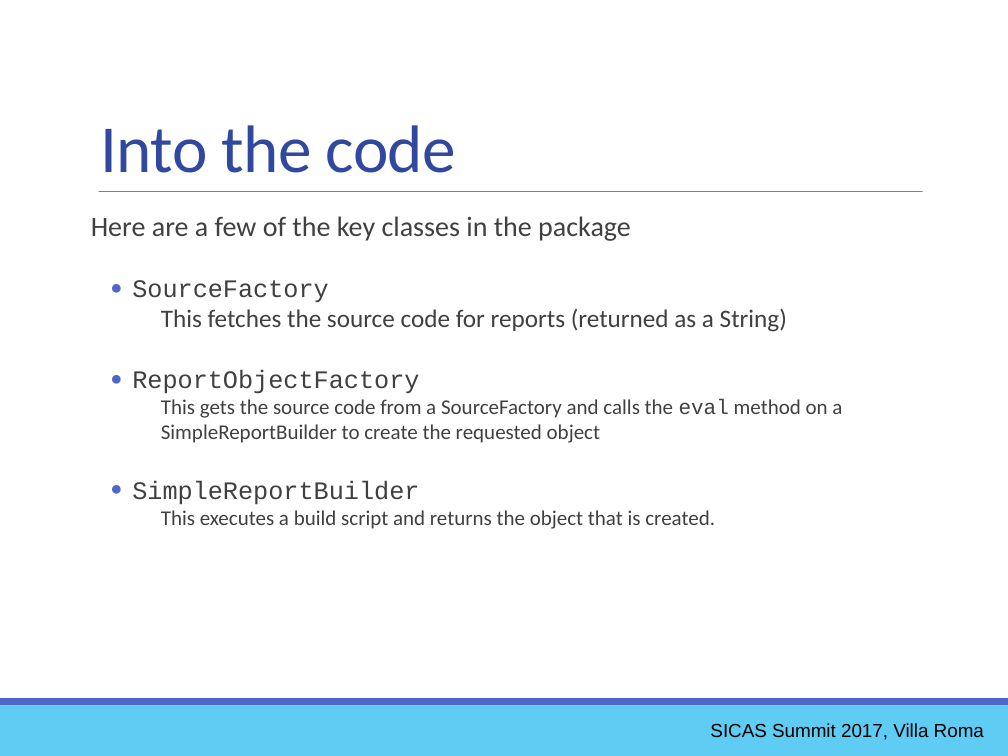
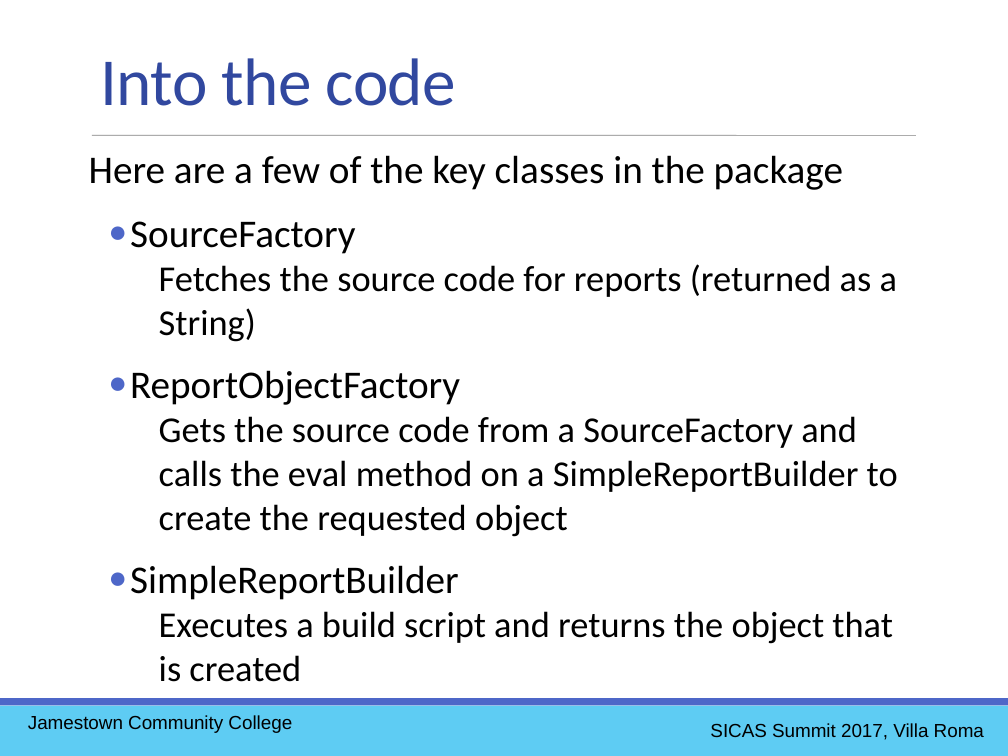
Before and after one commit to ewcole/simple_report, a slide deck: slide 48 of docs/SICAS_2017/Cole_Drop-In Reporting with Groovy.pptx (slide 40 before the commit). Drawn at 1008x756 pixels with LibreOffice and Linux fonts; fonts in the diff are those of the drawing. Boxes give left, top, right and bottom in pixels: in the first picture for what was removed or moved away, otherwise in the second. Text is boxed around its words. In the diff, an @@ line names an element or a change of style, - is before the commit and + after.

```diff
--- a/docs/SICAS_2017/Cole_Drop-In Reporting with Groovy.pptx
+++ b/docs/SICAS_2017/Cole_Drop-In Reporting with Groovy.pptx
@@ text "Into the code": place and size @@
-text "Into the code" at [101, 125, 456, 173]
+text "Into the code" at [101, 58, 456, 106]
@@ text "Here are a few of ...": place and size @@
-text "Here are a few of ..." at [91, 216, 842, 529]
+text "Here are a few of ..." at [89, 155, 898, 682]
@@ line moved from (99, 192) - (922, 192) to (92, 135) - (916, 135) @@
@@ text at [89, 155, 843, 600]: size 20 to 28 pt in "Here are a few of the key ..."; text colour #404040 to #000000 in "Here are a few of the key ...", "SourceFactory", "ReportObjectFactory", "SimpleReportBuilder"; size 18 to 28 pt, font Courier New to Calibri in "SourceFactory", "ReportObjectFactory", "SimpleReportBuilder" @@
@@ text at [159, 264, 897, 342]: text changed; size 18 to 26 pt; text colour #404040 to #000000 @@
-This fetches the source code for reports (returned as a String)
+Fetches the source code for reports (returned as a String)
@@ text at [159, 416, 898, 537]: text changed; size 15 to 26 pt; text colour #404040 to #000000 @@
-This gets the source code from a SourceFactory and calls the eval method on a SimpleReportBuilder to create the requested object
+Gets the source code from a SourceFactory and calls the eval method on a SimpleReportBuilder to create the requested object
@@ text at [159, 611, 893, 682]: text changed; size 15 to 26 pt; text colour #404040 to #000000 @@
-This executes a build script and returns the object that is created.
+Executes a build script and returns the object that is created
@@ text added at [28, 715, 292, 733], 13.5 pt, text #000000 @@
+Jamestown Community College
```
Also in this commit, not shown: 46 other slides changed, 8 slides added.
